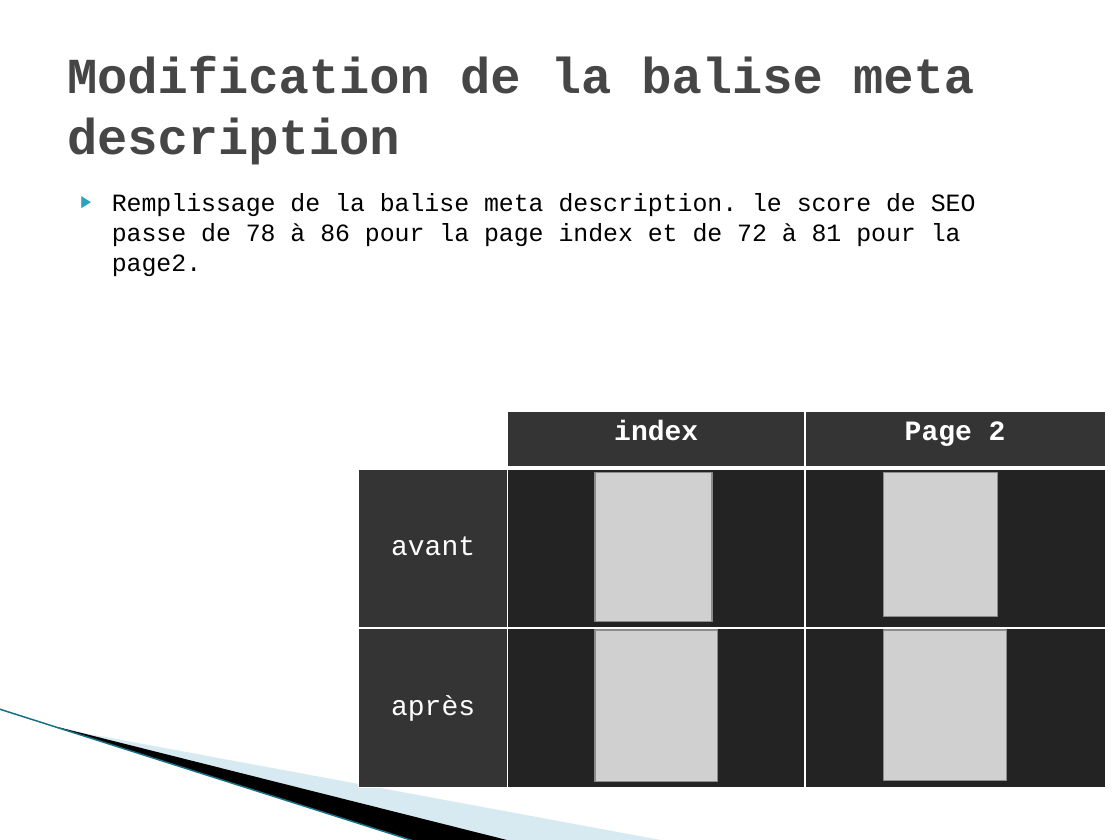
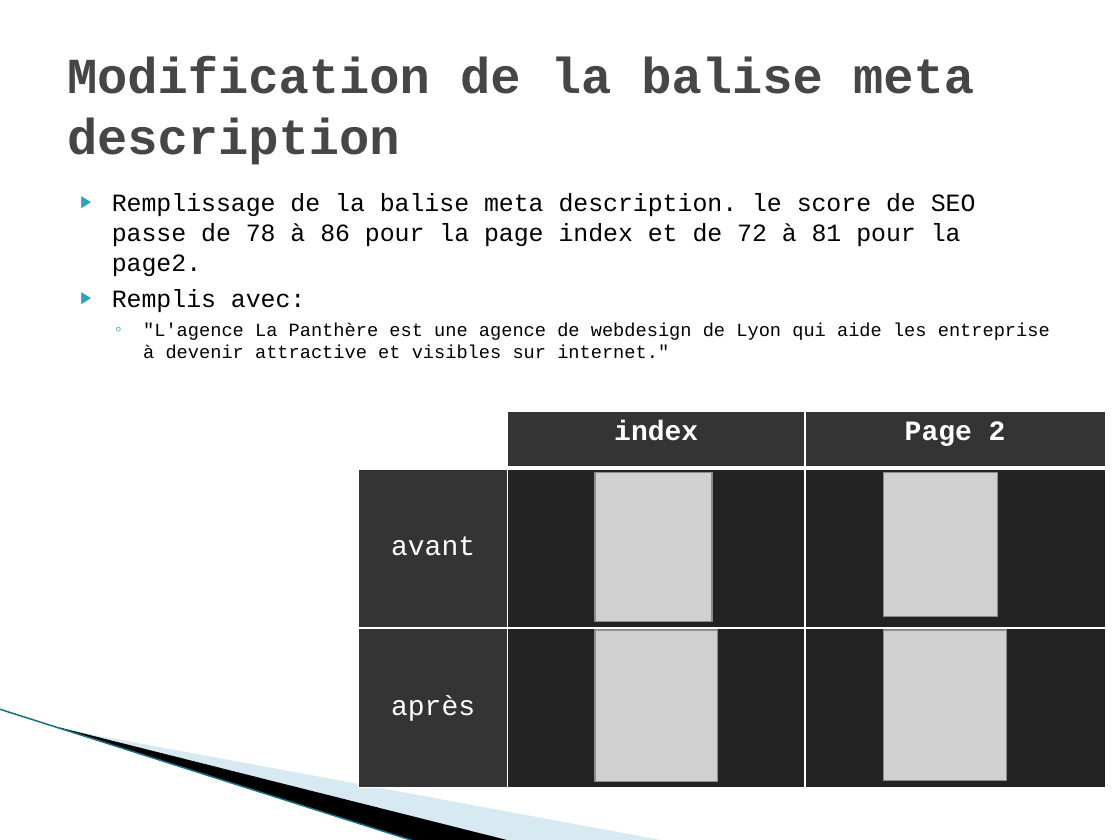
Before and after one commit to gwenaelgressier/GwenaelGressier_04_28022022, a slide deck: slide 6 of Rapport audit.pptx (slide 7 before the commit). Drawn at 1120x840 pixels with LibreOffice and Linux fonts; fonts in the diff are those of the drawing; grey boxes stand for pictures; background and template pictures are left out. Boxes give left, top, right and bottom in pixels: in the first picture for what was removed or moved away, otherwise in the second. Text is boxed around its words. In the diff, an @@ line names an element or a change of style, - is before the commit and + after.

```diff
--- a/Rapport audit.pptx
+++ b/Rapport audit.pptx
@@ text at <box>112,289,1050,359</box>: paragraphs added @@
+▶ Remplis avec:
+  ◦ "L'agence La Panthère est une agence de webdesign de Lyon qui aide les entreprise à devenir attractive et visibles sur internet."
```
Also in this commit, not shown: 11 other slides changed, 2 slides removed, 2 other files.
